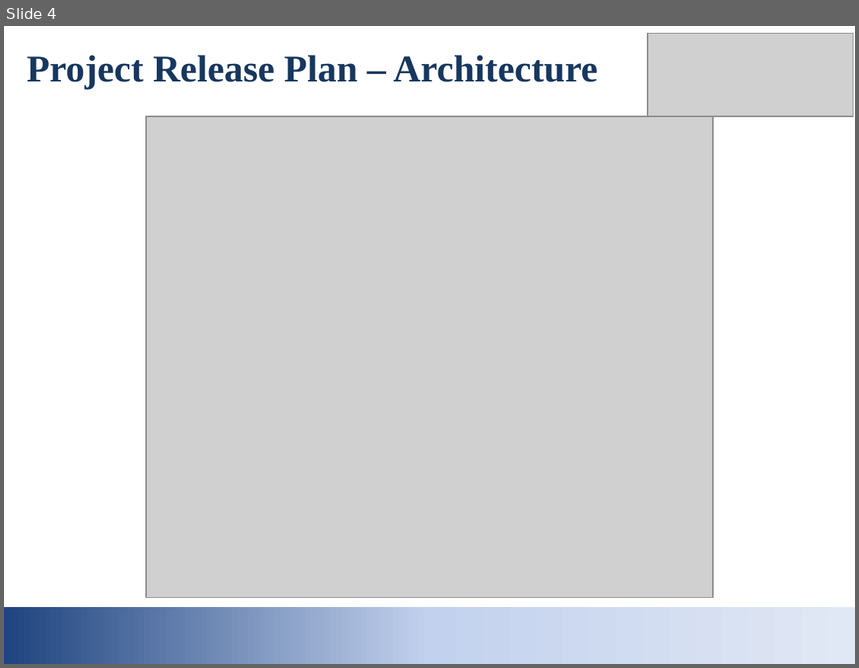
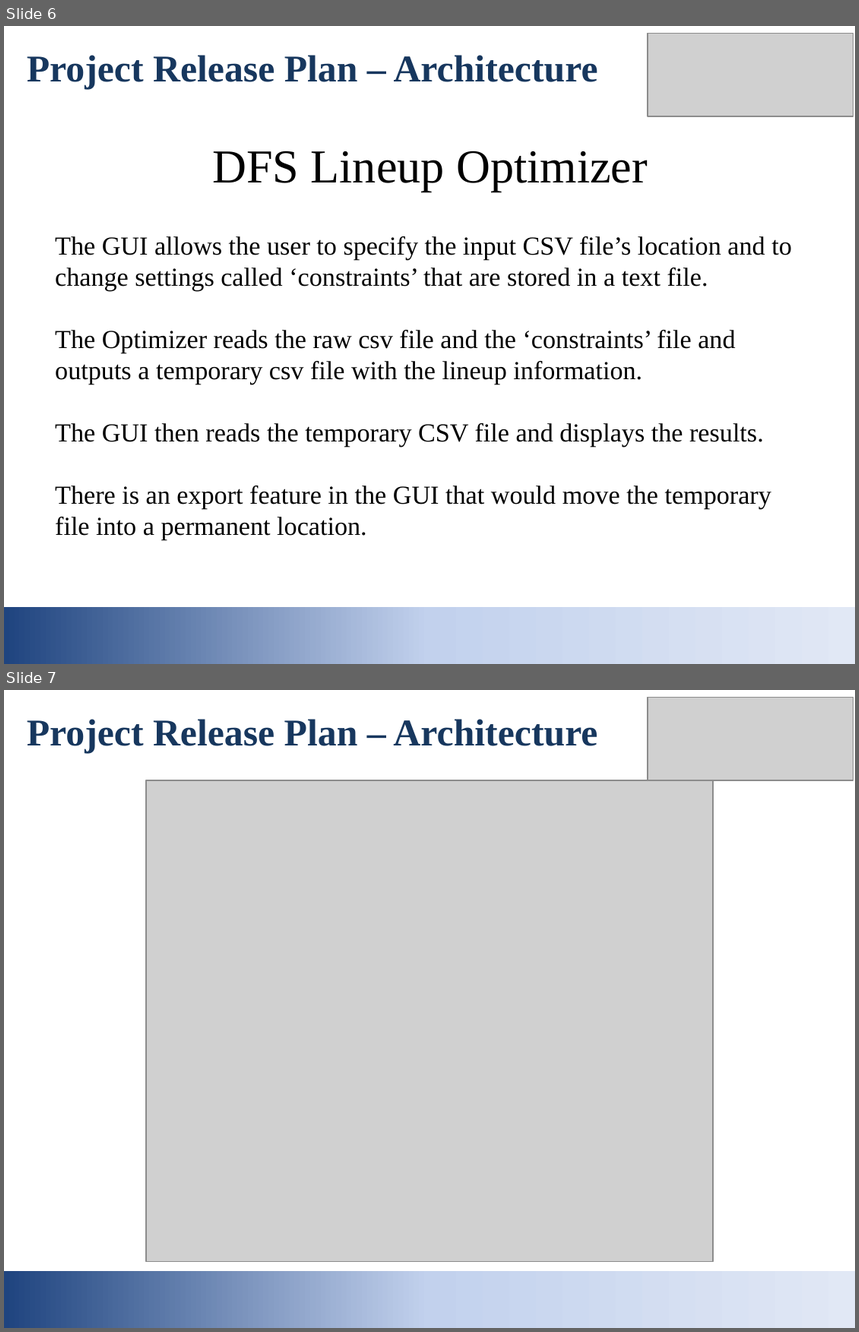
Before and after one commit to gautam0826/DFS-Optimizer, a slide deck: Project Release Plan.pptx. Shown one above the other, each under a label of ours: slide 4 before the commit, slides 6 and 7 after it. The pictures are 859x668 and 859x1332 pixels, drawn with LibreOffice and Linux fonts; fonts in the diff are those of the drawing; grey boxes stand for pictures. Boxes give left, top, right and bottom in pixels: in the first picture for what was removed or moved away, otherwise in the second. Text is boxed around its words. In the diff, an @@ line names an element or a change of style, - is before the commit and + after.

```diff
--- a/Project Release Plan.pptx
+++ b/Project Release Plan.pptx
@@ slide 6 added at bbox=[4, 26, 855, 664], background #FFFFFF @@
@@ picture added at bbox=[648, 33, 854, 116] @@
@@ text added at bbox=[27, 55, 598, 89], 32 pt, text #17375E, bold @@
+Project Release Plan – Architecture
@@ title added at bbox=[212, 151, 648, 192], 40 pt, text #000000 @@
+DFS Lineup Optimizer
@@ text added at bbox=[55, 237, 792, 541], 22 pt, text #000000 @@
+The GUI allows the user to specify the input CSV file’s location and to change settings called ‘constraints’ that are stored in a text file.
+The Optimizer reads the raw csv file and the ‘constraints’ file and outputs a temporary csv file with the lineup information.
+The GUI then reads the temporary CSV file and displays the results.
+There is an export feature in the GUI that would move the temporary file into a permanent location.
@@ rectangle added at bbox=[4, 607, 855, 664], fill gradient #1F447F to #C2D1ED to #E1E8F5 @@
@@ what was slide 4 is now slide 7 @@
```
Also in this commit, not shown: 5 slides changed, 2 other slides added, 1 other file.
